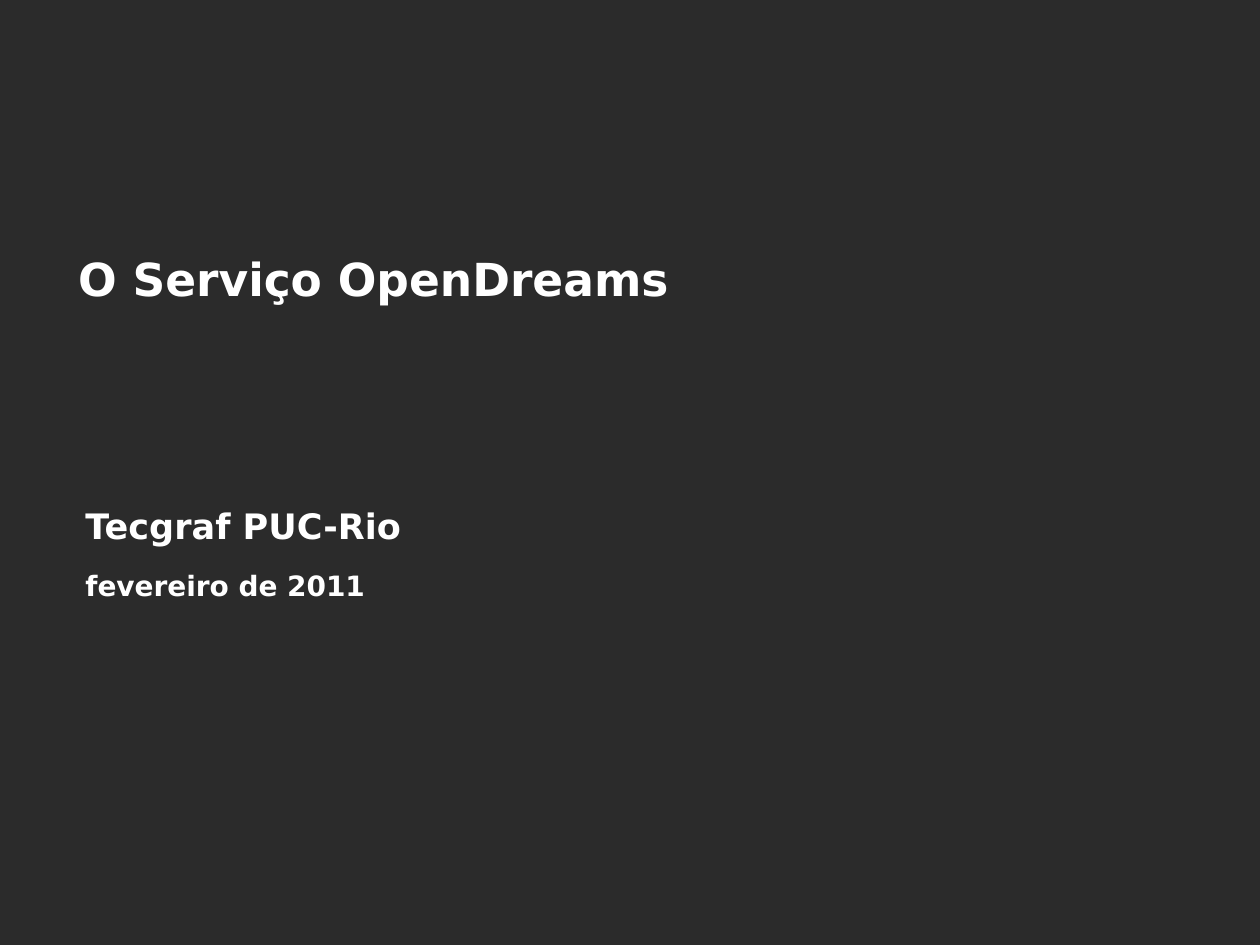
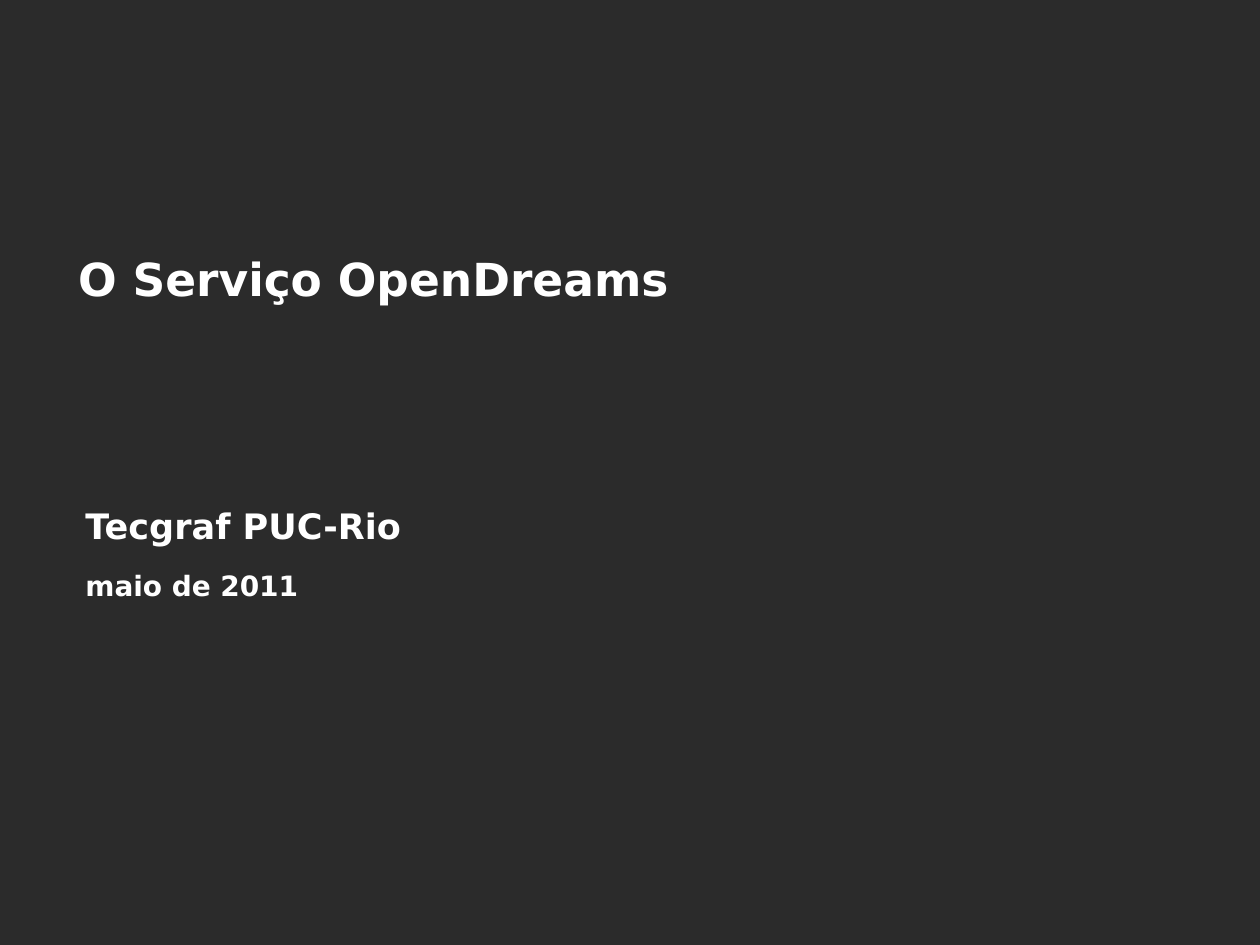
Before and after one commit to amadeubarbosa/openbus-core, a slide deck: slide 1 of docs/cursos/developer/13.OpenDreams.ppt. Drawn at 1260x945 pixels with LibreOffice and Linux fonts; fonts in the diff are those of the drawing; background and template pictures are left out; a plain dark background stands for a picture behind light text. Boxes give left, top, right and bottom in pixels: in the first picture for what was removed or moved away, otherwise in the second. Text is boxed around its words. In the diff, an @@ line names an element or a change of style, - is before the commit and + after.

Commit message:
Adição do material relativo ao curso do OpenBus ministrado na UFCG, entre 16 e 20 de Maio de 2011.

```diff
--- a/docs/cursos/developer/13.OpenDreams.ppt
+++ b/docs/cursos/developer/13.OpenDreams.ppt
@@ text at bbox=[85, 574, 298, 597]: text changed @@
-fevereiro de 2011
+maio de 2011
```
Also in this commit, not shown: 1 other slide changed, 36 other files.
